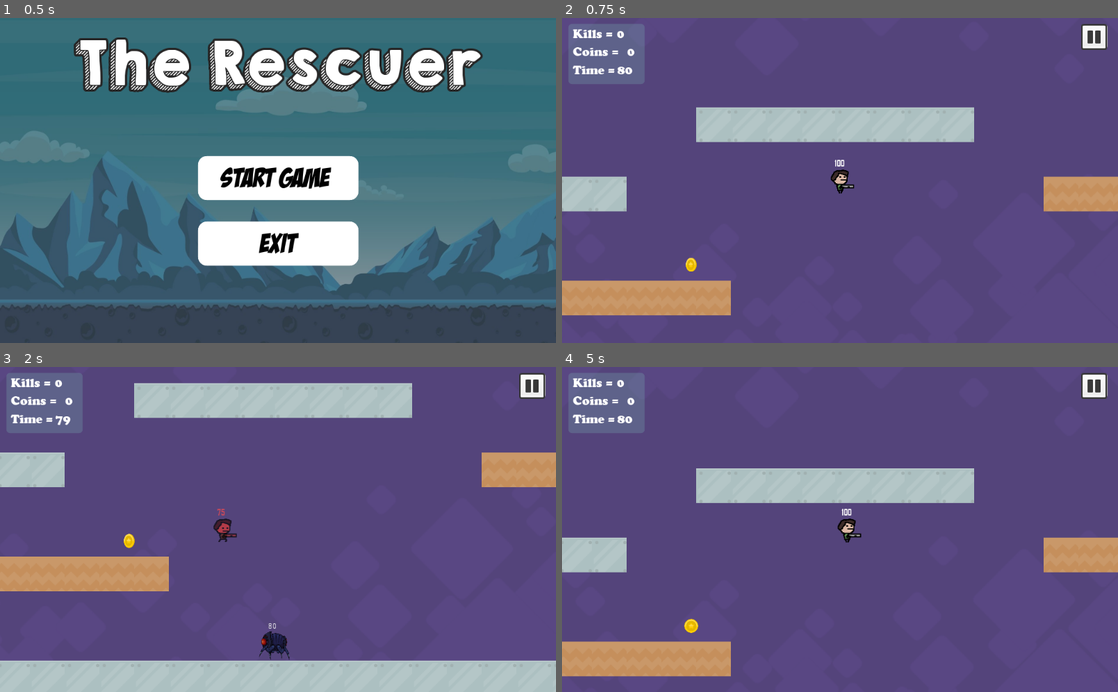
Above: before the commit, frames 1-4 (two rows, left to right).
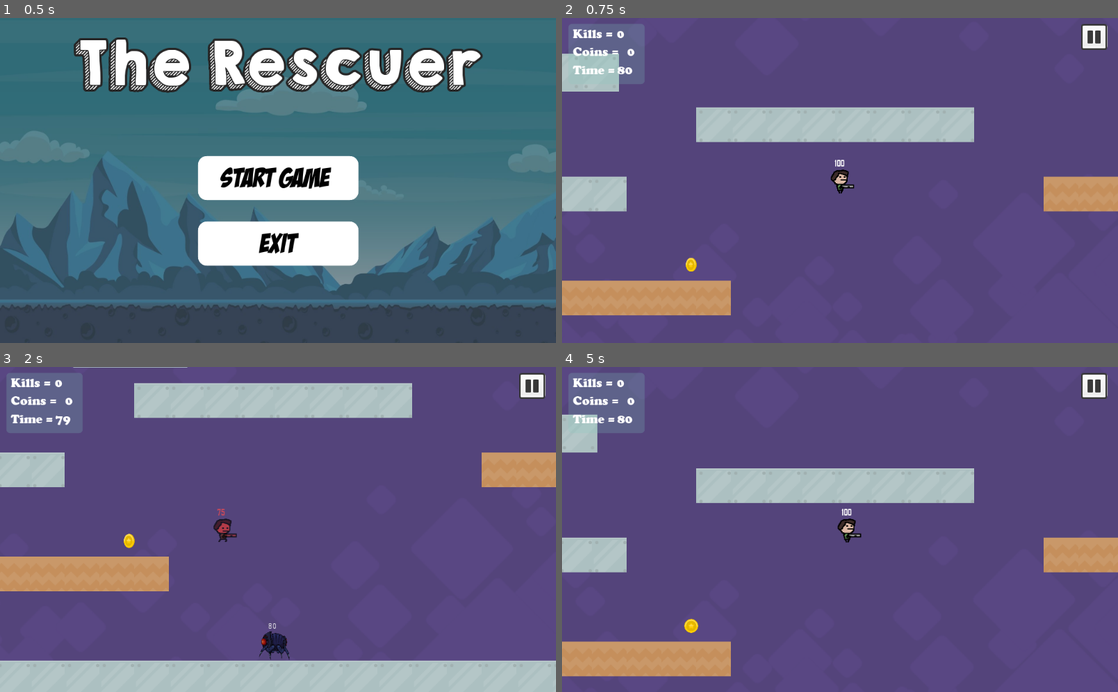
Above: after the commit, the same moments.

Repository: gamerguide54/Rescue
Game: Godot game, scene res://TitleMenu.tscn
Two runs of this game, one before a commit and one after it. Both use one fixed random seed, a clock stepped at 60 frames per second and the inputs below.
Inputs (mouse positions are in pixels of both pictures, inside the frame that each line leads up to):
- Up to frame 1 (0.5 s): no input
- Up to frame 2 (0.75 s): click "Start Game" at 0.5 s
- Up to frame 3 (2 s): move the mouse to (400, 513) at 1.27 s; hold Right (right) from 1.28 s (still down); click (400, 513) at 1.35 s; tap Up (jump) at 1.52 s
- Up to frame 4 (5 s): move the mouse to (728, 545) at 2.02 s; click (728, 545) at 2.1 s; tap Up (jump) at 2.27, 3.77, 4.52 s; move the mouse to (895, 458) at 2.77 s; release Right (right) at 2.78 s; hold Left (left) 2.78-3.53 s; click (895, 458) at 2.85 s; move the mouse to (812, 594) at 3.52 s; hold Right (right) from 3.53 s (still down); click (812, 594) at 3.6 s; move the mouse to (1006, 578) at 4.27 s; click (1006, 578) at 4.35 s; tap R (restartlevel) at 4.9 s

Frame 1 is identical in both runs. In frame 2, 1.1% of the frame differs, in the area x 0-11%, y 10-23%; in frame 3, less than 0.1%; in frame 4, 0.7%.

Commit message:
not let done

Diff:
--- a/World.tscn
+++ b/World.tscn
@@ -12,9 +12,10 @@
 [ext_resource path="res://World.gd" type="Script" id=10]
 [ext_resource path="res://Assets/background/set2_tiles.png" type="Texture" id=11]
 [ext_resource path="res://Assets/soungs/in game song.wav" type="AudioStream" id=12]
-[ext_resource path="res://opjects/drop_floor.tscn" type="PackedScene" id=13]
+[ext_resource path="res://Assets/fonts/Admire Gustavo.otf" type="DynamicFontData" id=13]
 [ext_resource path="res://Assets/Bin/grey_button13.png" type="Texture" id=14]
 [ext_resource path="res://Assets/Bin/stop button.png" type="Texture" id=15]
+[ext_resource path="res://opjects/moving Platform.tscn" type="PackedScene" id=16]
 
 [sub_resource type="RectangleShape2D" id=1]
 extents = Vector2( 352, 32.5 )
@@ -55,6 +56,10 @@
 [sub_resource type="DynamicFont" id=10]
 size = 23
 font_data = ExtResource( 7 )
+
+[sub_resource type="DynamicFont" id=15]
+size = 20
+font_data = ExtResource( 13 )
 
 [node name="World" type="Node2D"]
 script = ExtResource( 10 )
@@ -283,20 +288,15 @@
 
 [node name="text" type="Node2D" parent="."]
 
-[node name="Drop_floors" type="Node" parent="."]
-
-[node name="Sprite" parent="Drop_floors" instance=ExtResource( 13 )]
-position = Vector2( 2467, 611 )
-collision_mask = 0
-
-[node name="Sprite2" parent="Drop_floors" instance=ExtResource( 13 )]
-position = Vector2( 2659, 611 )
-
-[node name="Sprite3" parent="Drop_floors" instance=ExtResource( 13 )]
-position = Vector2( 2851, 611 )
-
-[node name="Sprite4" parent="Drop_floors" instance=ExtResource( 13 )]
-position = Vector2( 3043, 611 )
+[node name="Label" type="Label" parent="text"]
+margin_left = 2616.0
+margin_top = 240.0
+margin_right = 2709.0
+margin_bottom = 264.0
+custom_fonts/font = SubResource( 15 )
+text = "moving Platform"
+
+[node name="moving Platform" parent="." instance=ExtResource( 16 )]
 
 [connection signal="time" from="." to="HUD" method="_on_World_time"]
 [connection signal="body_entered" from="fallzone" to="player" method="_on_fallzone_body_entered"]
--- /dev/null
+++ b/opjects/moving Platform.tscn
@@ -0,0 +1,63 @@
+[gd_scene load_steps=5 format=2]
+
+[ext_resource path="res://Assets/Bin/metalMid.png" type="Texture" id=1]
+
+[sub_resource type="RectangleShape2D" id=1]
+extents = Vector2( 105, 35 )
+
+[sub_resource type="Animation" id=2]
+length = 0.001
+tracks/0/type = "value"
+tracks/0/path = NodePath(".:position")
+tracks/0/interp = 1
+tracks/0/loop_wrap = true
+tracks/0/imported = false
+tracks/0/enabled = true
+tracks/0/keys = {
+"times": PoolRealArray( 0 ),
+"transitions": PoolRealArray( 1 ),
+"update": 0,
+"values": [ Vector2( 0, 0 ) ]
+}
+
+[sub_resource type="Animation" id=3]
+resource_name = "side to side"
+length = 3.0
+loop = true
+tracks/0/type = "value"
+tracks/0/path = NodePath(".:position")
+tracks/0/interp = 1
+tracks/0/loop_wrap = true
+tracks/0/imported = false
+tracks/0/enabled = true
+tracks/0/keys = {
+"times": PoolRealArray( 0, 1, 3 ),
+"transitions": PoolRealArray( 1, 1, 1 ),
+"update": 0,
+"values": [ Vector2( 0, 0 ), Vector2( 400, 0 ), Vector2( 0, 0 ) ]
+}
+
+[node name="moving Platform" type="StaticBody2D"]
+__meta__ = {
+"_edit_group_": true
+}
+
+[node name="Sprite" type="Sprite" parent="."]
+position = Vector2( -70, 0 )
+texture = ExtResource( 1 )
+
+[node name="Sprite2" type="Sprite" parent="."]
+texture = ExtResource( 1 )
+
+[node name="Sprite3" type="Sprite" parent="."]
+position = Vector2( 70, 0 )
+texture = ExtResource( 1 )
+
+[node name="CollisionShape2D" type="CollisionShape2D" parent="."]
+visible = false
+shape = SubResource( 1 )
+
+[node name="AnimationPlayer" type="AnimationPlayer" parent="."]
+autoplay = "side to side"
+anims/RESET = SubResource( 2 )
+"anims/side to side" = SubResource( 3 )
Not shown: 1 places in World.tscn that only renumber resources
